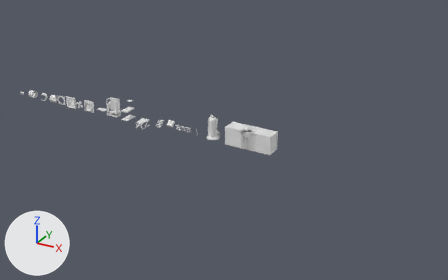
An edit to the FBX model OMH_Proto/Assets/[Project]/Visuals/ENV/ENV_Decor/ENV_Props/Pack1/Pack1text1.fbx, drawn before and after from the same camera.
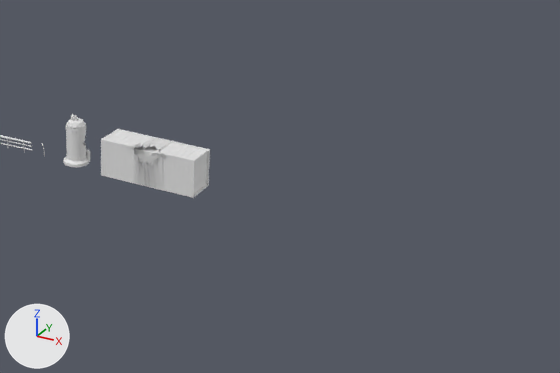
Old and new are each drawn whole from a 50 mm lens placed at (65.6, -78.7, 39.5), pointed at (21.4, 1.6, -0.6) and again close up on the part from 39% to 100% of the width and 21% to 86% of the height. Arrows for +X, +Y and +Z are at lower left; the lights stay in place. Where no turn or scale is listed for an object, it has been applied to the vertices.

Names of what the first close-up shows: 'Container', 'CuvePreservation'.
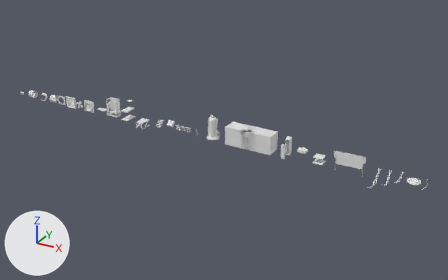
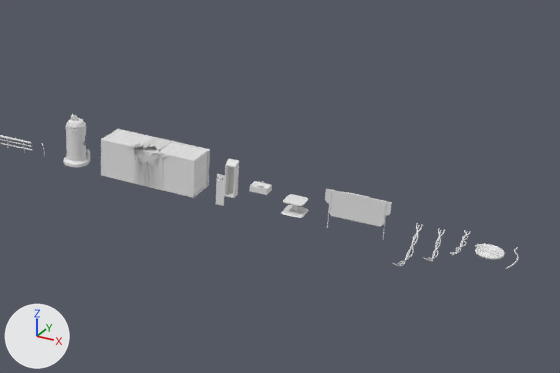
Where the newer file only moved an object's origin or applied its transform, the numbers keep the older frame.

The change in detail:
Mesh me_béziercurve_001 is new.
It has 330 vertices, 315 faces and spans x -0.32..0.27, y -1.77..2.16, z -1.39..-0.2.
Mesh me_cube_010_1 is new.
It has 106 vertices, 90 faces and spans x 32.7..33.47, y -1.74..0.68, z -0.01..2.72.
Mesh me_cube_016 is new.
It has 191 vertices, 185 faces and spans x 34.635..35.966, y 0.029..0.984, z 0.786..1.394.
Mesh me_cube_027 is new.
It has 84 vertices, 64 faces and spans x 40.43..45.09, y -0.43..-0.28, z 0.47..2.48.
Mesh me_cube_023 is new.
It has 176 vertices, 106 faces and spans x 37.36..38.99, y -0.83..0.81, z -0.01..0.93.
Mesh me_béziercurve_007 is new.
It has 330 vertices, 315 faces and spans x -0.32..0.27, y -1.77..2.16, z -0.11..0.12.
Mesh me_béziercurve_002 is new.
It has 330 vertices, 315 faces and spans x -0.32..0.27, y -3.53..2.16, z -1.39..-0.2.
Mesh me_béziercurve_009 is new.
It has 640 vertices, 633 faces and spans x -1.0..1.06, y -1.54..0.46, z -0.09..0.11.
Object 'cables .001' (ob_cables__001) is new; it shows me_béziercurve_001.
Its location is (48.11, 0.38, 0.13).
Object 'casier' (ob_casier) is new; it shows me_cube_010_1.
Its location is (0.0, 0.0, 0.0).
Object 'lavabo' (ob_lavabo) is new; it shows me_cube_016.
Its location is (0.0, 0.0, 0.0).
Object 'tableau' (ob_tableau) is new; it shows me_cube_027.
Its location is (0.0, 0.0, 0.0).
Object 'table de pilotage' (ob_table_de_pilotage) is new; it shows me_cube_023.
Its location is (0.0, 0.0, 0.0).
Object 'cables ' (ob_cables) is new; it shows me_béziercurve_007.
Its location is (49.88, 0.38, 0.13).
Object 'cables .002' (ob_cables__002) is new; it shows me_béziercurve_002.
Its location is (46.56, 0.38, 0.13).
Object 'cable enroulé' (ob_cable_enroulé) is new; it shows me_béziercurve_009.
Its location is (51.71, 0.88, 0.04).

Where the change shows, as pixel boxes [x1, y1, x2, y2] in the close-ups (560 x 373 px):
'tableau', added: after [325, 189, 392, 227]
'casier', added: after [216, 158, 239, 206]
'table de pilotage', added: after [281, 194, 309, 218]
'cable enroulé', added: after [475, 244, 505, 260]
'lavabo', added: after [249, 181, 272, 195]
'cables .002', added: after [392, 223, 423, 266]
'cables .001', added: after [422, 228, 445, 261]
'cables ', added: after [450, 230, 471, 255]
